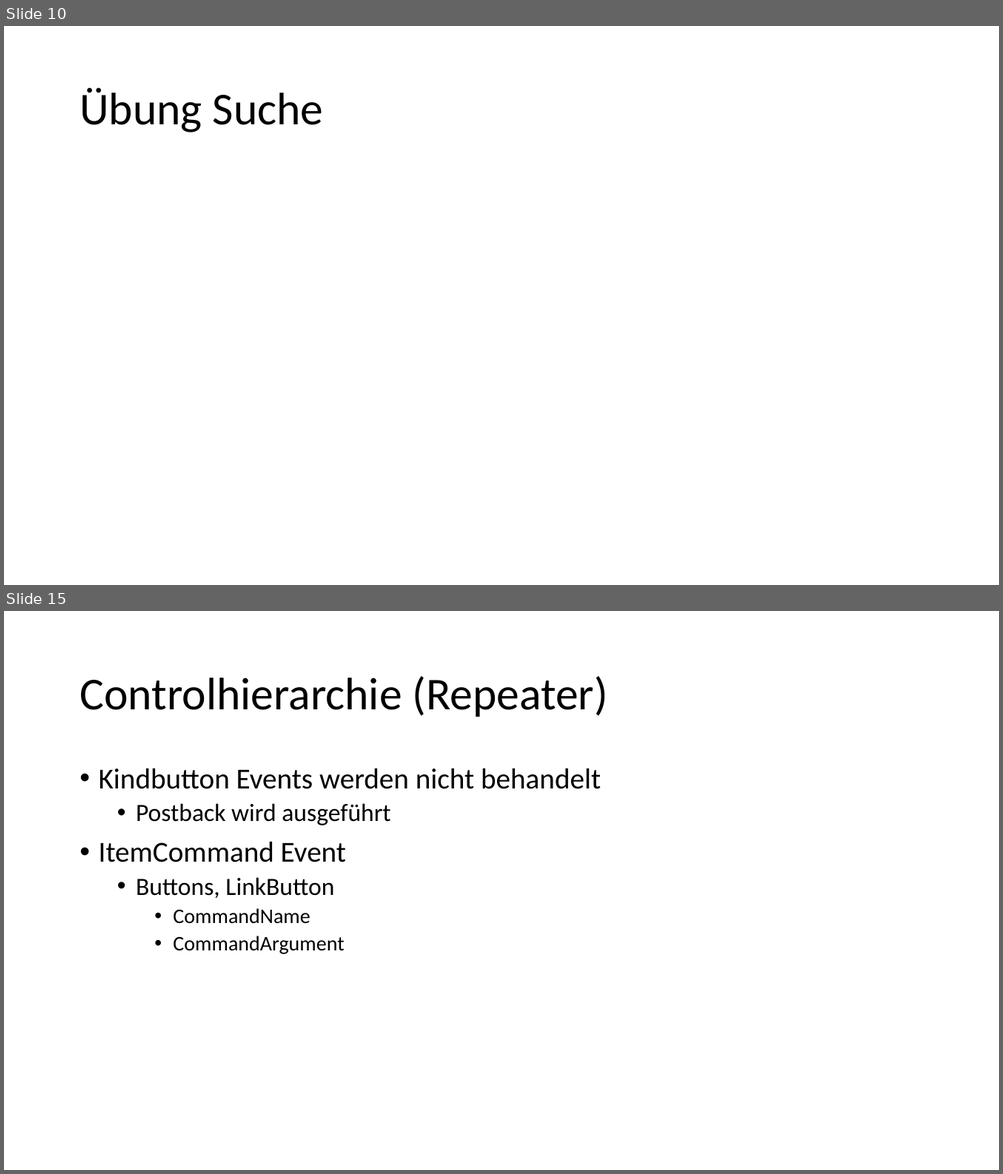
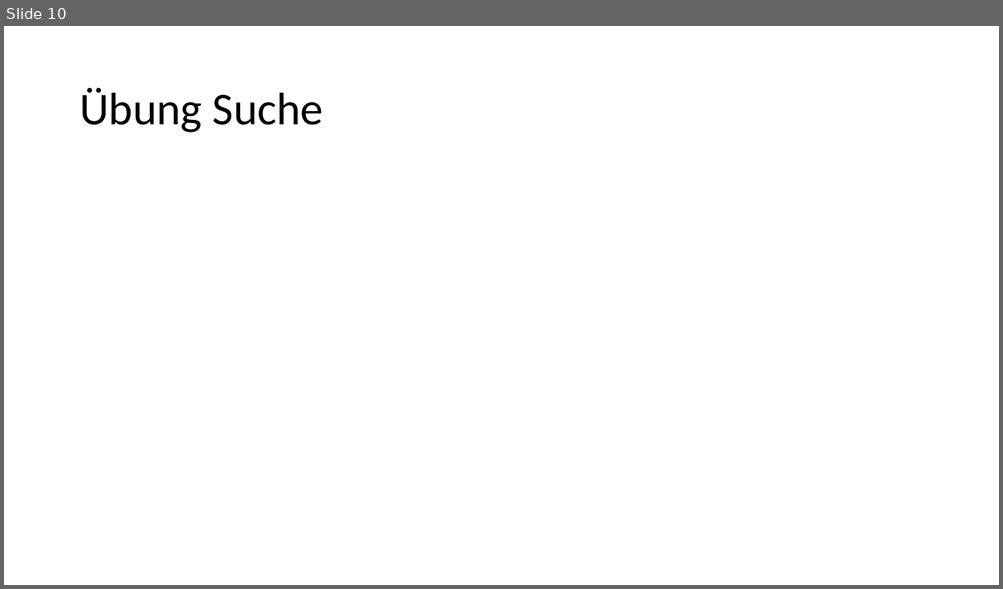
Before and after one commit to ppedvAG/WebformsKurs, a slide deck: 08ManagingDataAccess.pptx. Shown one above the other, each under a label of ours: slides 10 and 15 before the commit, slide 10 after it; the slides between them are not shown. The pictures are 1003x1174 and 1003x589 pixels, drawn with LibreOffice and Linux fonts; fonts in the diff are those of the drawing. Boxes give left, top, right and bottom in pixels: in the first picture for what was removed or moved away, otherwise in the second. Text is boxed around its words. In the diff, an @@ line names an element or a change of style, - is before the commit and + after.

```diff
--- a/08ManagingDataAccess.pptx
+++ b/08ManagingDataAccess.pptx
@@ slide 15 removed at box(4, 611, 999, 1170), background #FFFFFF @@
@@ title removed at box(79, 676, 608, 717) @@
-Controlhierarchie (Repeater)
@@ text removed at box(99, 768, 600, 954) @@
-• Kindbutton Events werden nicht behandelt
-  • Postback wird ausgeführt
-• ItemCommand Event
-  • Buttons, LinkButton
-    • CommandName
-    • CommandArgument
```
Also in this commit, not shown: 1 slide changed, 4 slides added, 16 other slides removed, 34 other files.
